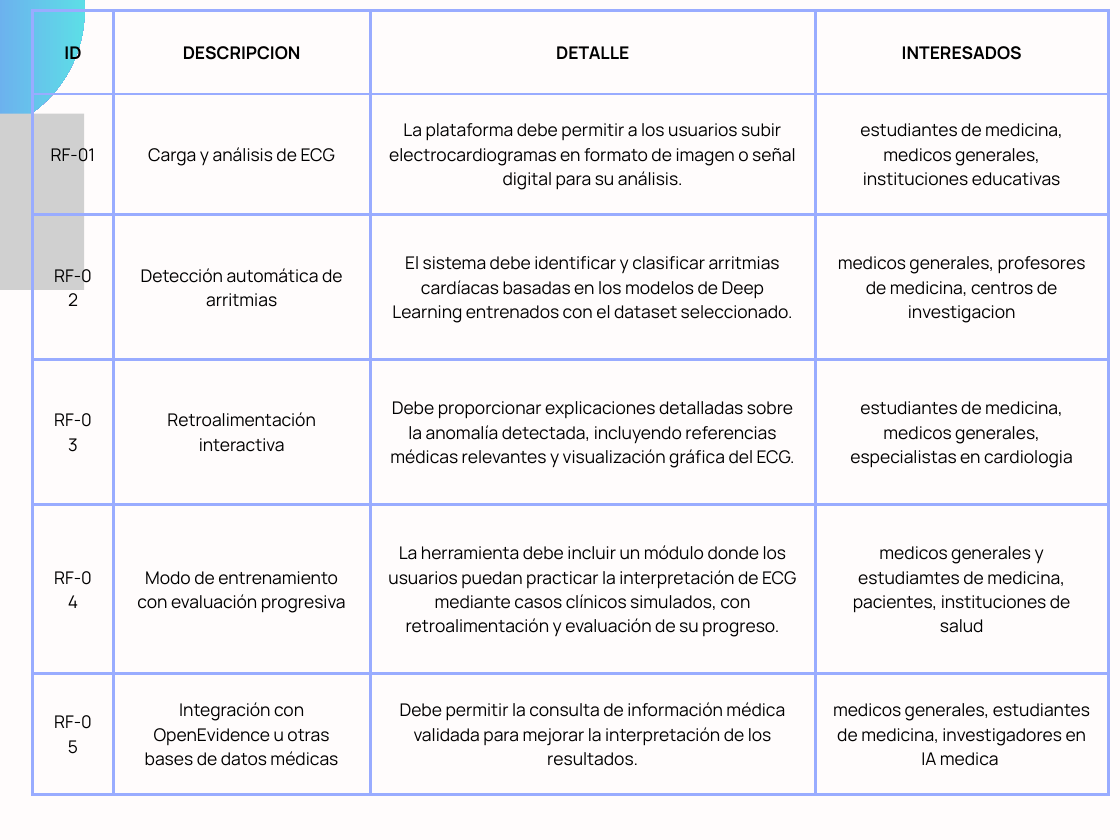
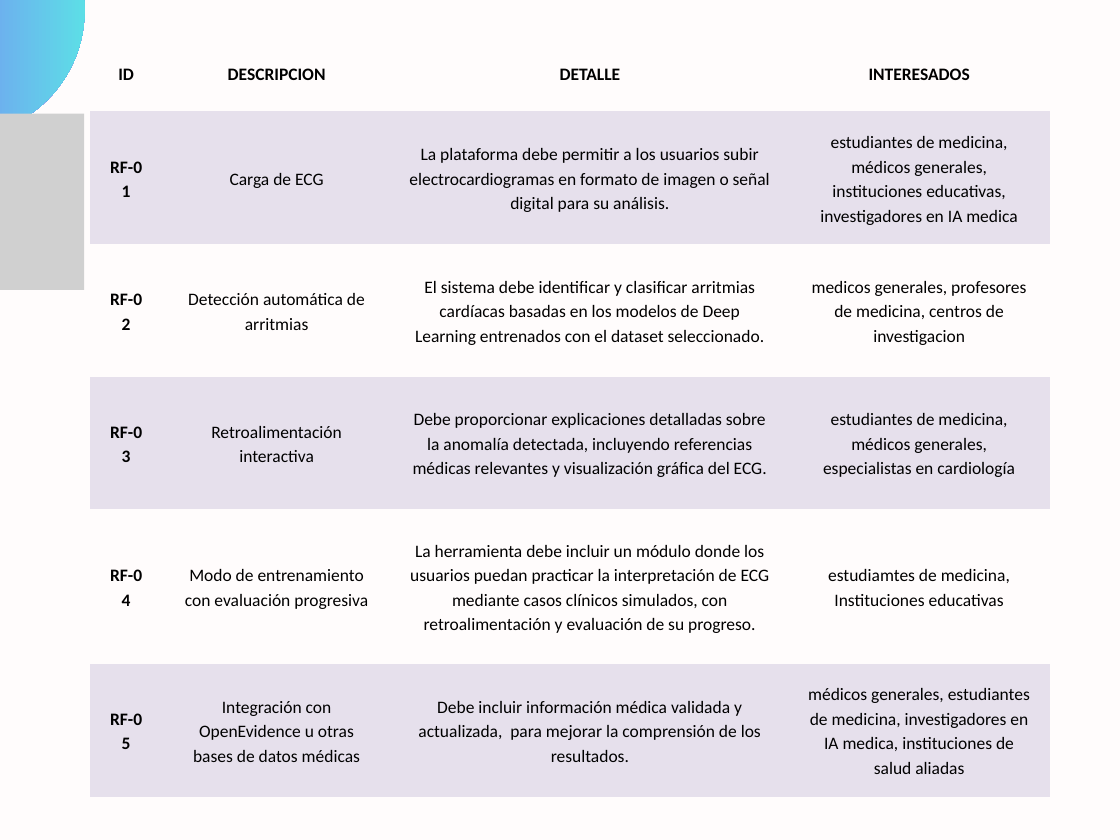
Before and after one commit to Jucer74/SoftwareArchitecture, a slide deck: slide 4 of Project/Context/TrainECG.context.pptx. Drawn at 1120x840 pixels with LibreOffice and Linux fonts; fonts in the diff are those of the drawing; grey boxes stand for pictures. Boxes give left, top, right and bottom in pixels: in the first picture for what was removed or moved away, otherwise in the second. Text is boxed around its words. In the diff, an @@ line names an element or a change of style, - is before the commit and + after.

```diff
--- a/Project/Context/TrainECG.context.pptx
+++ b/Project/Context/TrainECG.context.pptx
@@ table at (90, 35, 1049, 796) @@
-row 2, column 2: Carga y análisis de ECG
+row 2, column 2: Carga de ECG
-row 2, column 4: estudiantes de medicina, medicos generales, instituciones educativas
+row 2, column 4: estudiantes de medicina, médicos generales, instituciones educativas, investigadores en IA medica
-row 4, column 4: estudiantes de medicina, medicos generales, especialistas en cardiologia
+row 4, column 4: estudiantes de medicina, médicos generales, especialistas en cardiología
-row 5, column 4: medicos generales y estudiamtes de medicina, pacientes, instituciones de salud
+row 5, column 4: estudiamtes de medicina, / Instituciones educativas
-row 6, column 3: Debe permitir la consulta de información médica validada para mejorar la interpretación de los resultados.
+row 6, column 3: Debe incluir información médica validada y actualizada, para mejorar la comprensión de los resultados.
-row 6, column 4: medicos generales, estudiantes de medicina, investigadores en IA medica
+row 6, column 4: médicos generales, estudiantes de medicina, investigadores en IA medica, instituciones de salud aliadas
@@ fill none to #E6E0EC in 12 cells @@
@@ font Manrope to Calibri in "ID", "DESCRIPCION", "DETALLE", "INTERESADOS" and 14 more places @@
@@ bold on in "RF-01", "RF-02", "RF-03", "RF-04" and 1 more places @@
@@ borders changed @@
@@ table: place and size @@
-table at (33, 10, 1108, 795)
+table at (90, 35, 1049, 796)
```
Also in this commit, not shown: 2 other slides changed, 3 slides added, 3 other files.
